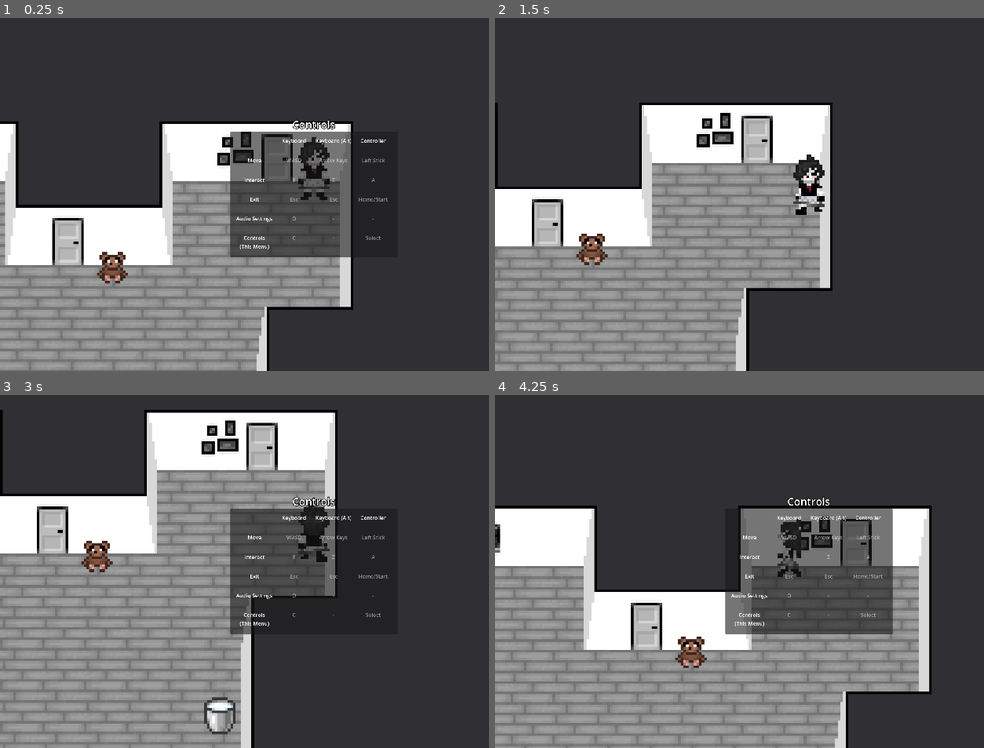
Above: before the commit, frames 1-4 (two rows, left to right).
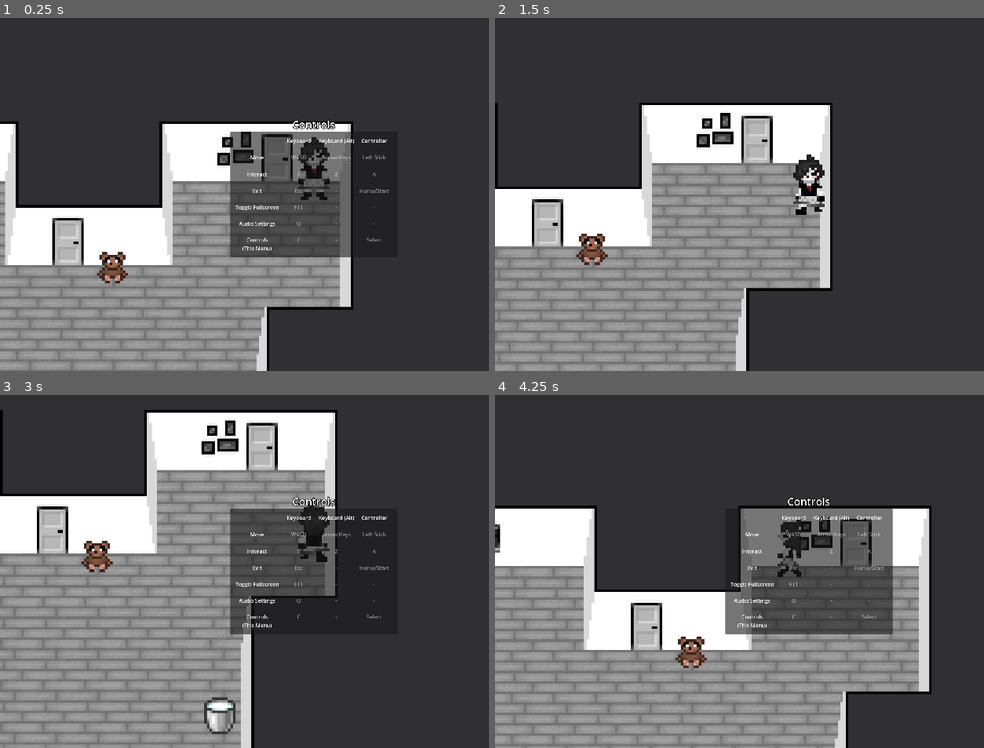
Above: after the commit, the same moments.

Repository: Theooolone/m-game
Game: Godot game, scene res://scenes/main.tscn
Two runs of this game, one before a commit and one after it. Both use one fixed random seed, a clock stepped at 60 frames per second and the inputs below.
Inputs:
- Up to frame 1 (0.25 s): no input
- Up to frame 2 (1.5 s): tap Enter at 0.5 s; hold Right (right) 0.53-1.28 s; tap E (interact) at 0.6 s; tap Space at 1.25 s; hold S (down) from 1.28 s (still down); tap C (show_controls) at 1.35 s
- Up to frame 3 (3 s): release S (down) at 2.03 s; hold Right (right) 2.03-2.78 s; tap E (interact) at 2.1 s; hold W (up) from 2.78 s (still down); tap C (show_controls) at 2.85 s
- Up to frame 4 (4.25 s): release W (up) at 3.53 s; hold A (left) from 3.53 s (still down); tap E (interact) at 3.6 s

The runs differ from the first frame. In frame 1, 0.7% of the frame differs, in the area x 48-80%, y 34-66%; in frame 2, nothing differs; in frame 3, 0.8%; in frame 4, 0.7%.

Commit message:
Now shows fullscreen toggle

Diff:
--- a/scenes/controls.tscn
+++ b/scenes/controls.tscn
@@ -149,7 +149,7 @@
 layout_mode = 2
 size_flags_horizontal = 3
 size_flags_vertical = 1
-text = "Esc"
+text = "-"
 label_settings = SubResource("LabelSettings_ofyy1")
 horizontal_alignment = 1
 
@@ -158,6 +158,37 @@
 size_flags_horizontal = 3
 size_flags_vertical = 1
 text = "Home/Start"
+label_settings = SubResource("LabelSettings_ofyy1")
+horizontal_alignment = 1
+
+[node name="Label24" type="Label" parent="Panel/MarginContainer/GridContainer"]
+layout_mode = 2
+size_flags_horizontal = 3
+size_flags_vertical = 3
+text = "Toggle Fullscreen"
+horizontal_alignment = 1
+
+[node name="Label25" type="Label" parent="Panel/MarginContainer/GridContainer"]
+layout_mode = 2
+size_flags_horizontal = 3
+size_flags_vertical = 1
+text = "F11"
+label_settings = SubResource("LabelSettings_ofyy1")
+horizontal_alignment = 1
+
+[node name="Label26" type="Label" parent="Panel/MarginContainer/GridContainer"]
+layout_mode = 2
+size_flags_horizontal = 3
+size_flags_vertical = 1
+text = "-"
+label_settings = SubResource("LabelSettings_ofyy1")
+horizontal_alignment = 1
+
+[node name="Label27" type="Label" parent="Panel/MarginContainer/GridContainer"]
+layout_mode = 2
+size_flags_horizontal = 3
+size_flags_vertical = 1
+text = "-"
 label_settings = SubResource("LabelSettings_ofyy1")
 horizontal_alignment = 1
 
